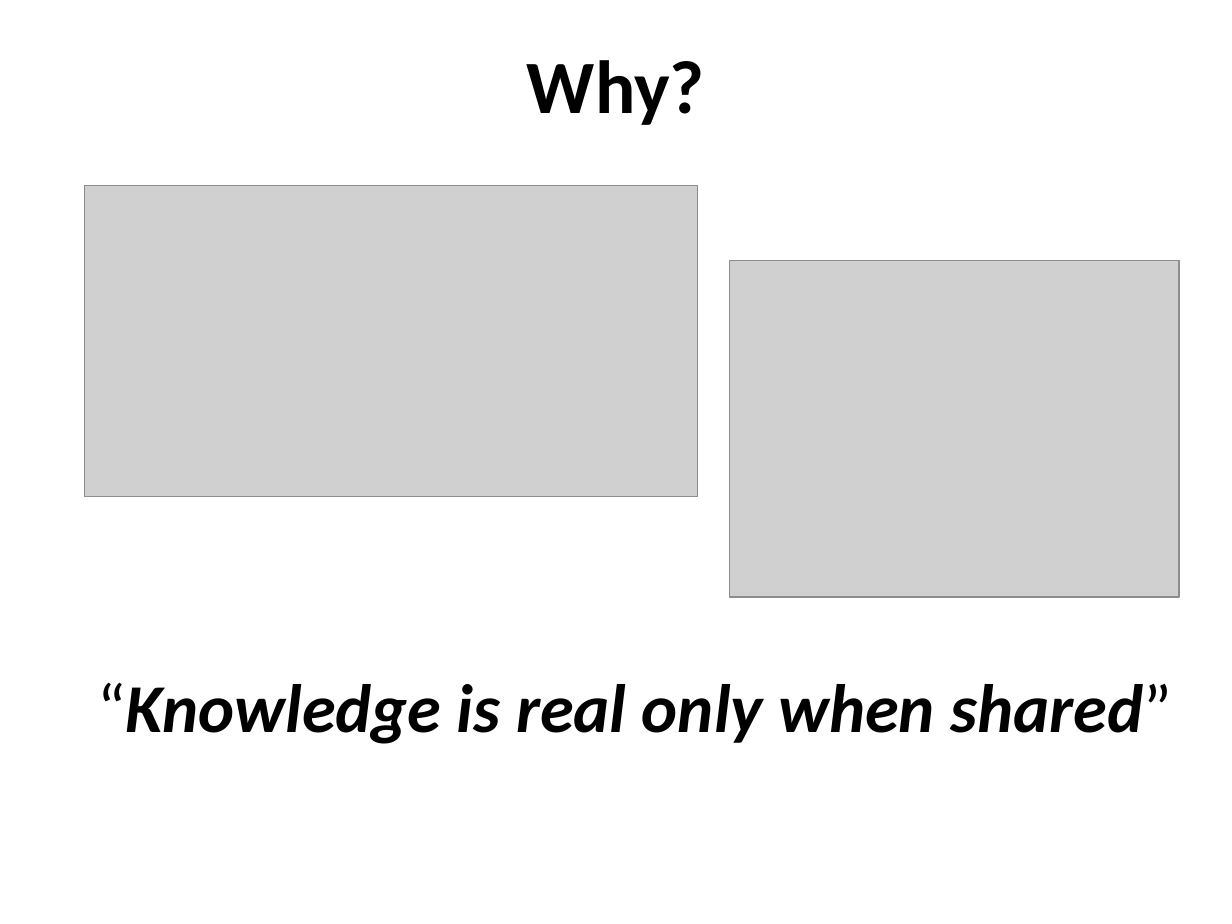
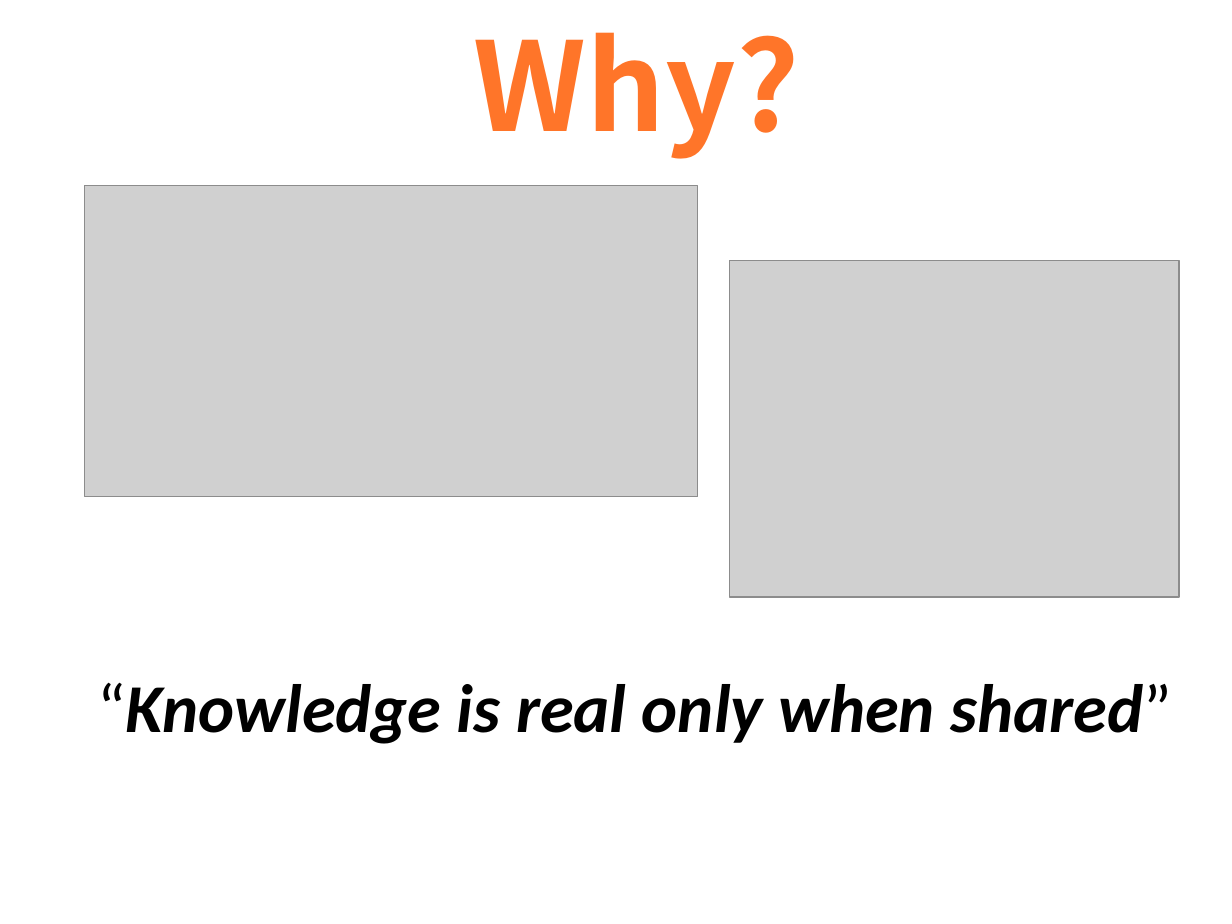
Before and after one commit to sanketch/Infosmos, a slide deck: slide 5 of proposal.pptx. Drawn at 1232x924 pixels with LibreOffice and Linux fonts; fonts in the diff are those of the drawing; grey boxes stand for pictures. Boxes give left, top, right and bottom in pixels: in the first picture for what was removed or moved away, otherwise in the second. Text is boxed around its words. In the diff, an @@ line names an element or a change of style, - is before the commit and + after.

```diff
--- a/proposal.pptx
+++ b/proposal.pptx
@@ text "Why?": place and size @@
-text "Why?" at (527,60,705,125)
+text "Why?" at (474,32,800,159)
@@ text "Why?" at (474,32,800,159): size 44 to 72 pt, font Calibri to Noto Sans CJK KR, text colour #000000 to #FF7529, letter outline none to #000000 3 pt @@
```
Also in this commit, not shown: 4 other slides changed.
